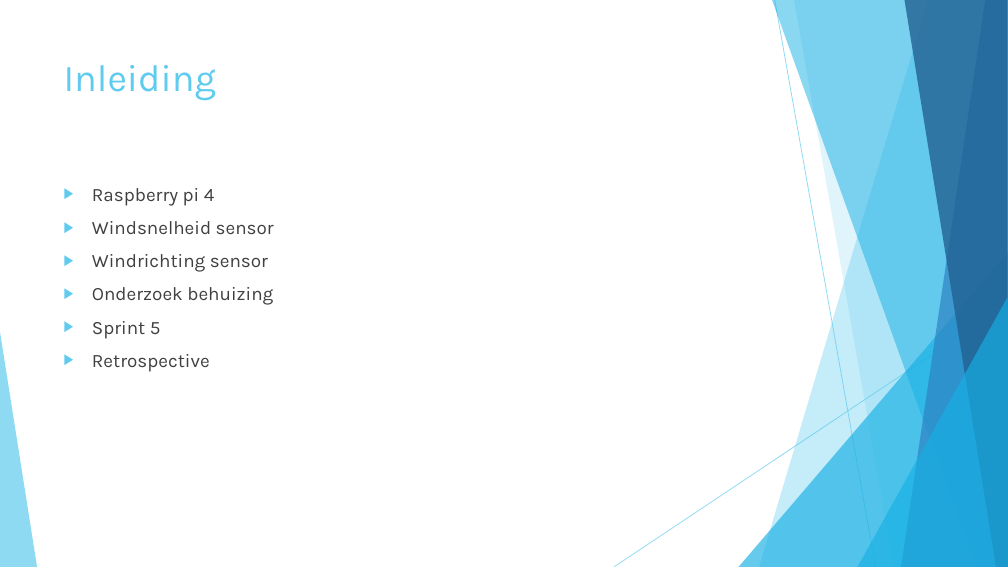
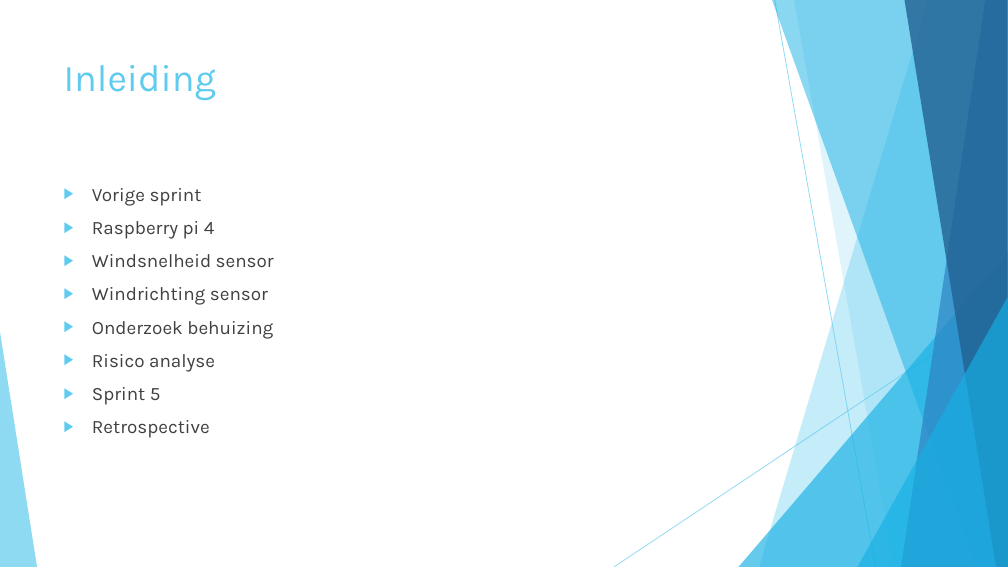
Before and after one commit to merelvdleeden/plastic_vanger, a slide deck: slide 2 of documentatie/scrum presentaties/sprint 4.pptx. Drawn at 1008x567 pixels with LibreOffice and Linux fonts; fonts in the diff are those of the drawing. Boxes give left, top, right and bottom in pixels: in the first picture for what was removed or moved away, otherwise in the second. Text is boxed around its words. In the diff, an @@ line names an element or a change of style, - is before the commit and + after.

Commit message:
sprint 4 presentatie

```diff
--- a/documentatie/scrum presentaties/sprint 4.pptx
+++ b/documentatie/scrum presentaties/sprint 4.pptx
@@ text at (92,188,202,206): paragraph added @@
+▶ Vorige sprint
@@ text at (92,354,215,372): paragraph added @@
+▶ Risico analyse
```
Also in this commit, not shown: 1 other slide changed, 2 slides added, 3 other files.
